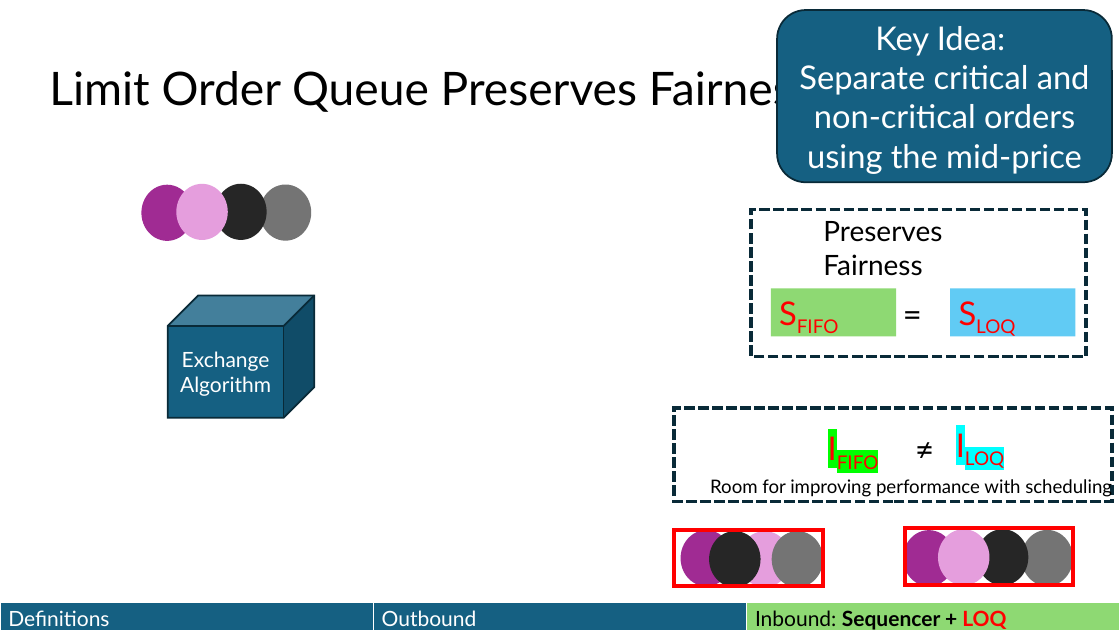
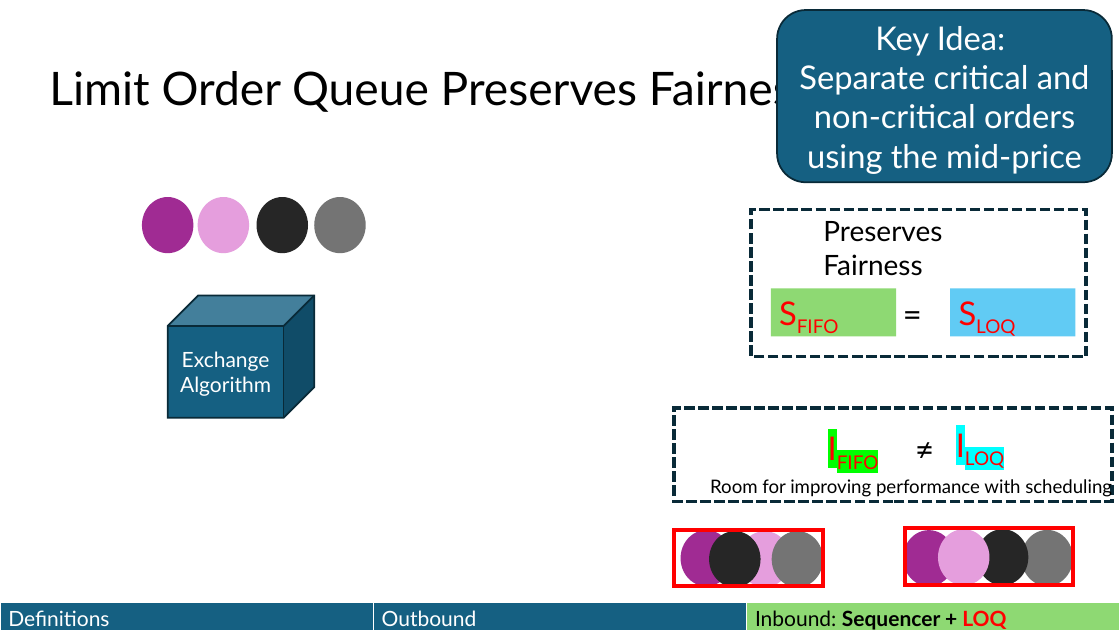
Before and after one commit to HaseebLUMS/Onyx-Presentation, a slide deck: slide 102 of thesis-latency-fairness.pptx (slide 101 before the commit). Drawn at 1120x630 pixels with LibreOffice and Linux fonts; fonts in the diff are those of the drawing. Boxes give left, top, right and bottom in pixels: in the first picture for what was removed or moved away, otherwise in the second. Text is boxed around its words. In the diff, an @@ line names an element or a change of style, - is before the commit and + after.

Commit message:
update presentation

```diff
--- a/thesis-latency-fairness.pptx
+++ b/thesis-latency-fairness.pptx
@@ ellipse: place and size @@
-ellipse at bbox=[141, 185, 192, 241]
+ellipse at bbox=[142, 197, 193, 254]
@@ ellipse: place and size @@
-ellipse at bbox=[176, 184, 228, 240]
+ellipse at bbox=[197, 197, 249, 254]
@@ ellipse: place and size @@
-ellipse at bbox=[215, 184, 266, 240]
+ellipse at bbox=[256, 197, 308, 254]
@@ ellipse: place and size @@
-ellipse at bbox=[260, 185, 311, 241]
+ellipse at bbox=[314, 197, 365, 254]
```
Also in this commit, not shown: 2 other slides changed, 1 slide added.
